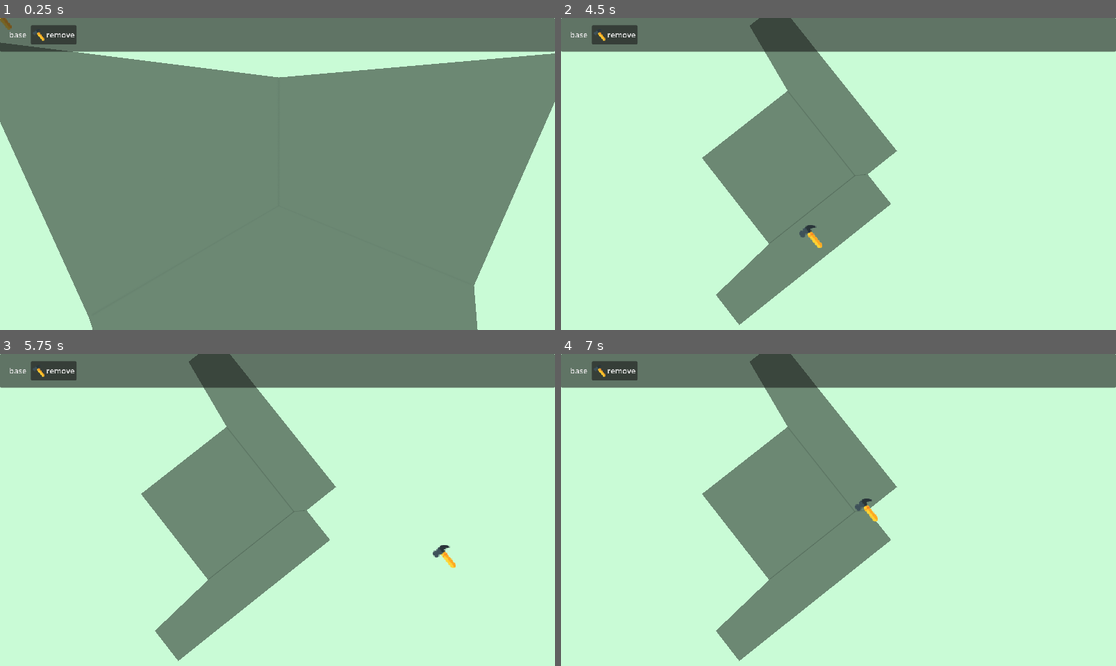
Above: before the commit, frames 1-4 (two rows, left to right).
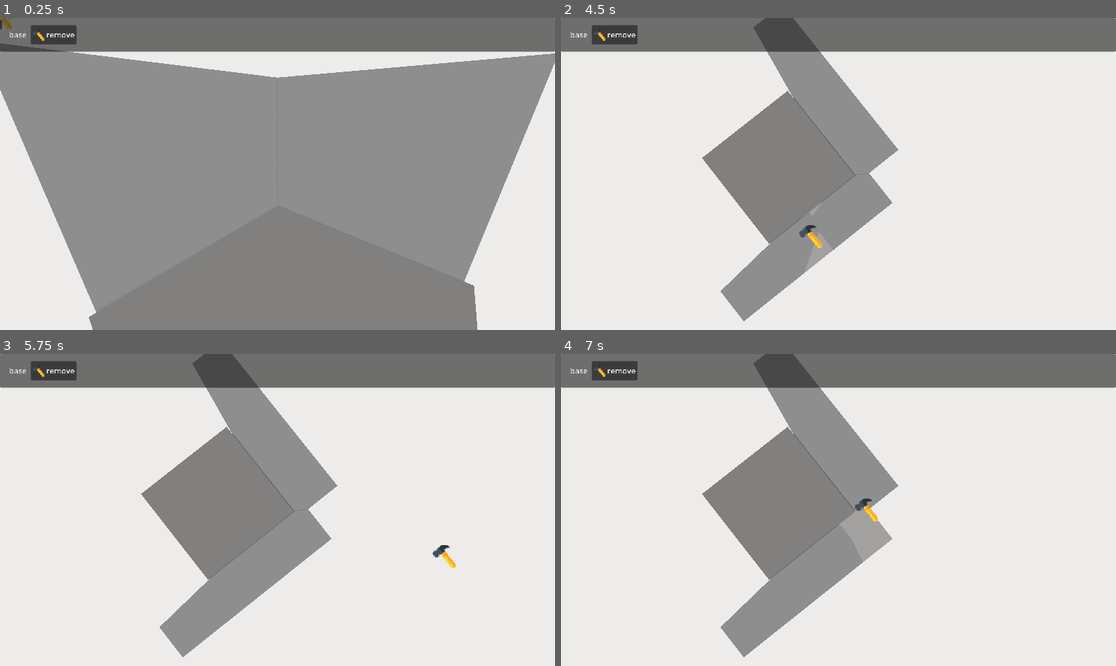
Above: after the commit, the same moments.

Repository: kotofeyy/cozy_lego_game
Game: Godot game, scene res://scenes/main.tscn
The game is run twice, just before and just after one commit, with the same random seed, the same clock (stepped at 60 frames per second) and the same inputs.
Inputs (mouse positions are in pixels of both pictures, inside the frame that each line leads up to):
- Up to frame 1 (0.25 s): no input
- Up to frame 2 (4.5 s): click "base" at 0.5 s; click "remove" at 1.25 s; tap Enter at 2, 3.5 s; move the mouse to (960, 158) at 2.02 s; press the mouse at (960, 158) at 2.03 s; hold E (rotate_right) 2.03-2.78 s; tap Space at 2.75, 4.25 s; move the mouse to (727, 189) at 2.77 s; release the mouse at (727, 189) at 2.78 s; hold Q (rotate_left) 2.78-3.53 s; click (727, 189) at 2.85 s; move the mouse to (894, 105) at 3.52 s; hold Middle mouse button (mouse_middle_action) 3.53-4.28 s; hold E (rotate_right) from 3.53 s (still down); click (894, 105) at 3.8 s; move the mouse to (810, 236) at 4.27 s; click (810, 236) at 4.35 s
- Up to frame 3 (5.75 s): tap Enter at 5 s; move the mouse to (444, 556) at 5.02 s; release E (rotate_right) at 5.03 s; press the mouse at (444, 556) at 5.03 s; hold Q (rotate_left) from 5.03 s (still down)
- Up to frame 4 (7 s): keep holding Q (rotate_left); tap Space at 5.75 s; move the mouse to (672, 463) at 5.77 s; release the mouse at (672, 463) at 5.78 s; tap Middle mouse button (mouse_middle_action) at 5.85 s; click (672, 463) at 6.05 s; move the mouse to (866, 510) at 6.52 s; press the mouse at (866, 510) at 6.53 s

The runs differ from the first frame. In frame 1, 72% of the frame differs, in the area x 0-100%, y 0-100%; in frame 2, 82%; in frame 3, 82%; in frame 4, 82%.

Commit message:
режим покраски обоев

Diff:
--- a/code/hover_logic.gd
+++ b/code/hover_logic.gd
@@ -12,7 +12,7 @@
 		if child is MeshInstance3D:
 			var new_material = child.get_surface_override_material(0).duplicate()
 			new_material.transparency = BaseMaterial3D.TRANSPARENCY_ALPHA
-			new_material.albedo_color.a = 0.7
+			new_material.albedo_color.a = 0.8
 			child.set_surface_override_material(0, new_material)
 
 
--- a/code/installation_of_blocks.gd
+++ b/code/installation_of_blocks.gd
@@ -1,8 +1,10 @@
 extends Node3D
 
 @onready var current_item: Node = $CurrentItem
-@onready var sprite_3d: Sprite2D = $Sprite3D
+@onready var sprite_3d: Sprite2D = $Hammer
+@onready var paint_roller: Sprite2D = $PaintRoller
 @onready var audio_hover: AudioStreamPlayer = $AudioHover
+
 
 
 var build_delay = 0.11  # Пауза между блоками в секундах
@@ -10,6 +12,7 @@
 var group_of_current_block
 var current_block: StaticBody3D
 var delete_mode := false
+var wallpaper_mode := false
 var old_material: StandardMaterial3D
 
 
@@ -35,7 +38,9 @@
 	if Input.is_action_pressed("mouse_action") and build_timer <= 0:
 		if get_viewport().gui_get_hovered_control():
 			return
-
+		if wallpaper_mode:
+			if object:
+				set_wallpaper_on_wall(object)
 		if delete_mode:
 			if group:
 				if group.has("placeable"):
@@ -68,6 +73,13 @@
 		sprite_3d.global_position = Vector2(x, y)
 	else:
 		sprite_3d.global_position = Vector2(-100, -100)
+
+	if  wallpaper_mode:
+		var x = get_viewport().get_mouse_position().x
+		var y = get_viewport().get_mouse_position().y
+		paint_roller.global_position = Vector2(x, y)
+	else:
+		paint_roller.global_position = Vector2(-100, -100)
 
 
 func place_block() -> void:
@@ -129,20 +141,25 @@
 
 
 func change_block(block) -> void:
-	if block == ItemTypes.type.REMOVE:
-		clear_current_item()
-		delete_mode = true
+	var group = ItemTypes.Items[block]["group"]
+	if group == "wallpaper":
+		wallpaper_mode = true
 	else:
-		delete_mode = false
-		var path = ItemTypes.Items[block]["path"]
-		var new_block: PackedScene = load(path)
-		current_block = new_block.instantiate()
-		clear_current_item()
-		current_item.add_child(current_block)
-		draw_select_color(true)
-		current_block.add_to_group(ItemTypes.Items[block]["group"])
-		current_block.add_to_group("placeable")
-		group_of_current_block = current_block.get_groups()
+		wallpaper_mode = false
+		if block == ItemTypes.type.REMOVE:
+			clear_current_item()
+			delete_mode = true
+		else:
+			delete_mode = false
+			var path = ItemTypes.Items[block]["path"]
+			var new_block: PackedScene = load(path)
+			current_block = new_block.instantiate()
+			clear_current_item()
+			current_item.add_child(current_block)
+			draw_select_color(true)
+			current_block.add_to_group(group)
+			current_block.add_to_group("placeable")
+			group_of_current_block = current_block.get_groups()
 
 
 func clear_current_item() ->void:
@@ -163,3 +180,12 @@
 					material.albedo_color.a = 1.0
 					material.transparency = BaseMaterial3D.TRANSPARENCY_DISABLED
 				child.set_surface_override_material(0, material)
+
+
+func set_wallpaper_on_wall(wall: StaticBody3D) -> void:
+	for child in wall.get_children():
+			if child is MeshInstance3D:
+				var material: StandardMaterial3D = child.get_surface_override_material(0).duplicate()
+				material.transparency = BaseMaterial3D.TRANSPARENCY_ALPHA
+				material.albedo_color = Color.REBECCA_PURPLE
+				child.set_surface_override_material(0, material)
--- a/code/item_types.gd
+++ b/code/item_types.gd
@@ -4,6 +4,7 @@
 
 enum type {
 	REMOVE,
+	WALLPAPER_BASE,
 	TILES_BASE,
 	CHAIR_BASE,
 	TABLE_BASE,
@@ -11,6 +12,7 @@
 	KITCHEN_CABINET_BASE,
 	POT_BASE,
 	POT_SUPER,
+	KITCHEN_STOVE_BASE,
 }
 
 const Items = {
@@ -19,39 +21,50 @@
 		"path": null,
 		"group": "remove"
 	},
+	type.WALLPAPER_BASE: {
+		"name": "wallpaper_base",
+		"path": null,
+		"group": "wallpaper",
+		"color": Color.BISQUE
+	},
 	type.TILES_BASE: {
 		"name": "tiles_base",
-		"path": "res://scenes/blocks/tiles_base.tscn",
+		"path": "res://scenes/blocks/base/tiles_base.tscn",
 		"group": "tiles_base",
 	},
 	type.CHAIR_BASE: {
 		"name": "chair_base",
-		"path": "res://scenes/blocks/chair_base.tscn",
+		"path": "res://scenes/blocks/base/chair_base.tscn",
 		"group": "chair_base",
 	},
 	type.TABLE_BASE: {
 		"name": "table_base",
-		"path": "res://scenes/blocks/table_base.tscn",
+		"path": "res://scenes/blocks/base/table_base.tscn",
 		"group": "table_base",
 	},
 	type.WINDOW_BASE: {
 		"name": "window_base",
-		"path": "res://scenes/blocks/window_base.tscn",
+		"path": "res://scenes/blocks/base/window_base.tscn",
 		"group": "table_base",
 	},
 	type.KITCHEN_CABINET_BASE: {
 		"name": "kitchen_cabinet_base",
-		"path": "res://scenes/blocks/kitchen_cabinet_base.tscn",
+		"path": "res://scenes/blocks/base/kitchen_cabinet_base.tscn",
 		"group": "kitchen_kabinet_base"
 	},
 	type.POT_BASE: {
 		"name": "pot_base",
-		"path": "res://scenes/blocks/pot_base.tscn",
+		"path": "res://scenes/blocks/base/pot_base.tscn",
 		"group": "pot_base"
 	},
 	type.POT_SUPER: {
 		"name": "pot_super",
-		"path": "res://scenes/blocks/pot_super.tscn",
+		"path": "res://scenes/blocks/base/pot_super.tscn",
 		"group": "pot_super"
 	},
+	type.KITCHEN_STOVE_BASE: {
+		"name": "kitchen_stove_base",
+		"path": "res://scenes/blocks/base/kitchen_stove_base.tscn",
+		"group": "kitchen_stove_base"
+	}
 }
--- a/code/items_panel.gd
+++ b/code/items_panel.gd
@@ -2,6 +2,7 @@
 
 @onready var h_box_container: HBoxContainer = $Panel/MarginContainer/HBoxContainer
 const HAMMER = preload("uid://rd2e3fb3mbye")
+const PAINT_ROLLER = preload("uid://cmo7x6vvp8ob5")
 
 const tiles_icon = preload("uid://c4ecwde2bx4wa")
 
@@ -14,6 +15,8 @@
 		ItemTypes.type.KITCHEN_CABINET_BASE,
 		ItemTypes.type.POT_BASE,
 		ItemTypes.type.POT_SUPER,
+		ItemTypes.type.KITCHEN_STOVE_BASE,
+		ItemTypes.type.WALLPAPER_BASE,
 	]
 }
 
--- /dev/null
+++ b/scenes/blocks/base/kitchen_stove_base.tscn
@@ -0,0 +1,62 @@
+[gd_scene format=3 uid="uid://deespb7tn5oiq"]
+
+[ext_resource type="Script" uid="uid://ch5ur1q7lwyne" path="res://code/hover_logic.gd" id="1_j25sc"]
+
+[sub_resource type="BoxMesh" id="BoxMesh_ouhtv"]
+
+[sub_resource type="StandardMaterial3D" id="StandardMaterial3D_ouhtv"]
+albedo_color = Color(0.7204674, 0.7204675, 0.7204674, 1)
+
+[sub_resource type="BoxMesh" id="BoxMesh_j25sc"]
+
+[sub_resource type="StandardMaterial3D" id="StandardMaterial3D_uh65k"]
+albedo_color = Color(0.4351923, 0.43519226, 0.43519226, 1)
+
+[sub_resource type="BoxMesh" id="BoxMesh_ubiab"]
+
+[sub_resource type="StandardMaterial3D" id="StandardMaterial3D_n8fxm"]
+albedo_color = Color(0.24477637, 0.2447764, 0.24477637, 1)
+
+[sub_resource type="BoxShape3D" id="BoxShape3D_uh65k"]
+
+[node name="KitchenStoveBase" type="StaticBody3D" unique_id=1093442047]
+script = ExtResource("1_j25sc")
+
+[node name="MeshInstance3D" type="MeshInstance3D" parent="." unique_id=1832210815]
+transform = Transform3D(1, 0, 0, 0, 1, 0, 0, 0, 1, 0, 0.5, 0)
+mesh = SubResource("BoxMesh_ouhtv")
+surface_material_override/0 = SubResource("StandardMaterial3D_ouhtv")
+
+[node name="MeshInstance3D2" type="MeshInstance3D" parent="." unique_id=1684947933]
+transform = Transform3D(0.8, 0, 0, 0, 0.55, 0, 0, 0, 1.1, 0, 0.41, 0)
+mesh = SubResource("BoxMesh_j25sc")
+surface_material_override/0 = SubResource("StandardMaterial3D_uh65k")
+
+[node name="MeshInstance3D3" type="MeshInstance3D" parent="." unique_id=905312999]
+transform = Transform3D(0.9, 0, 0, 0, 0.165, 0, 0, 0, 1.1, 0, 0.815, 0)
+mesh = SubResource("BoxMesh_j25sc")
+surface_material_override/0 = SubResource("StandardMaterial3D_uh65k")
+
+[node name="MeshInstance3D4" type="MeshInstance3D" parent="." unique_id=1640446262]
+transform = Transform3D(0.2, 0, 0, 0, 1, 0, 0, 0, 0.2, -0.3, 0.53, 0.3)
+mesh = SubResource("BoxMesh_ubiab")
+surface_material_override/0 = SubResource("StandardMaterial3D_n8fxm")
+
+[node name="MeshInstance3D5" type="MeshInstance3D" parent="." unique_id=550891017]
+transform = Transform3D(0.2, 0, 0, 0, 1, 0, 0, 0, 0.2, 0.3, 0.53, 0.3)
+mesh = SubResource("BoxMesh_ubiab")
+surface_material_override/0 = SubResource("StandardMaterial3D_n8fxm")
+
+[node name="MeshInstance3D6" type="MeshInstance3D" parent="." unique_id=1713499333]
+transform = Transform3D(0.2, 0, 0, 0, 1, 0, 0, 0, 0.2, -0.3, 0.53, -0.3)
+mesh = SubResource("BoxMesh_ubiab")
+surface_material_override/0 = SubResource("StandardMaterial3D_n8fxm")
+
+[node name="MeshInstance3D7" type="MeshInstance3D" parent="." unique_id=575496140]
+transform = Transform3D(0.2, 0, 0, 0, 1, 0, 0, 0, 0.2, 0.3, 0.53, -0.3)
+mesh = SubResource("BoxMesh_ubiab")
+surface_material_override/0 = SubResource("StandardMaterial3D_n8fxm")
+
+[node name="CollisionShape3D" type="CollisionShape3D" parent="." unique_id=364165882]
+transform = Transform3D(1, 0, 0, 0, 1, 0, 0, 0, 1, 0, 0.5, 0)
+shape = SubResource("BoxShape3D_uh65k")
--- a/scenes/installation_of_blocks.tscn
+++ b/scenes/installation_of_blocks.tscn
@@ -3,15 +3,20 @@
 [ext_resource type="Script" uid="uid://b470dfphpj4ds" path="res://code/installation_of_blocks.gd" id="1_saun3"]
 [ext_resource type="Texture2D" uid="uid://rd2e3fb3mbye" path="res://icons/hammer.png" id="2_j8c57"]
 [ext_resource type="AudioStream" uid="uid://dfobo3c0nw1lq" path="res://sounds/hover.wav" id="3_s8fmr"]
+[ext_resource type="Texture2D" uid="uid://cmo7x6vvp8ob5" path="res://icons/paint-roller.png" id="4_ym14e"]
 
 [node name="InstallationOfBlocks" type="Node3D" unique_id=377349631]
 script = ExtResource("1_saun3")
 
 [node name="CurrentItem" type="Node" parent="." unique_id=56104754]
 
-[node name="Sprite3D" type="Sprite2D" parent="." unique_id=757298417]
+[node name="Hammer" type="Sprite2D" parent="." unique_id=757298417]
 scale = Vector2(2, 2)
 texture = ExtResource("2_j8c57")
 
 [node name="AudioHover" type="AudioStreamPlayer" parent="." unique_id=1179380960]
 stream = ExtResource("3_s8fmr")
+
+[node name="PaintRoller" type="Sprite2D" parent="." unique_id=1096599321]
+scale = Vector2(2, 2)
+texture = ExtResource("4_ym14e")
--- a/scenes/main.tscn
+++ b/scenes/main.tscn
@@ -5,22 +5,59 @@
 [ext_resource type="PackedScene" uid="uid://bckxwetw2xpjv" path="res://scenes/items_panel.tscn" id="2_tbgi4"]
 [ext_resource type="Script" uid="uid://dnugijhfoy545" path="res://code/grid.gd" id="3_sugp2"]
 [ext_resource type="PackedScene" uid="uid://d1j2gh2xldmj" path="res://scenes/installation_of_blocks.tscn" id="4_jyhfs"]
-
-[sub_resource type="ImmediateMesh" id="ImmediateMesh_o5qli"]
+[ext_resource type="Script" uid="uid://ch5ur1q7lwyne" path="res://code/hover_logic.gd" id="6_tefeu"]
 
 [sub_resource type="Environment" id="Environment_sugp2"]
 background_mode = 1
-background_color = Color(0.7882984, 0.98293215, 0.8406789, 1)
+background_color = Color(0.9314389, 0.9248516, 0.92120695, 1)
 ssao_enabled = true
 
+[sub_resource type="ImmediateMesh" id="ImmediateMesh_o5qli"]
+
 [sub_resource type="ImmediateMesh" id="ImmediateMesh_jyhfs"]
 
 [sub_resource type="BoxShape3D" id="BoxShape3D_sugp2"]
 
 [sub_resource type="BoxMesh" id="BoxMesh_jyhfs"]
+
+[sub_resource type="BoxMesh" id="BoxMesh_tbgi4"]
+
+[sub_resource type="StandardMaterial3D" id="StandardMaterial3D_tbgi4"]
+albedo_color = Color(0.6039216, 0.6039216, 0.6039216, 1)
+
+[sub_resource type="StandardMaterial3D" id="StandardMaterial3D_tefeu"]
+albedo_color = Color(0.6039216, 0.6039216, 0.6039216, 1)
+
+[sub_resource type="StandardMaterial3D" id="StandardMaterial3D_o6xl0"]
+albedo_color = Color(0.6039216, 0.6039216, 0.6039216, 1)
+
+[sub_resource type="StandardMaterial3D" id="StandardMaterial3D_tipki"]
+albedo_color = Color(0.6039216, 0.6039216, 0.6039216, 1)
+
+[sub_resource type="StandardMaterial3D" id="StandardMaterial3D_85g3d"]
+albedo_color = Color(0.6039216, 0.6039216, 0.6039216, 1)
+
+[sub_resource type="StandardMaterial3D" id="StandardMaterial3D_choun"]
+albedo_color = Color(0.6039216, 0.6039216, 0.6039216, 1)
+
+[sub_resource type="StandardMaterial3D" id="StandardMaterial3D_ya4ey"]
+albedo_color = Color(0.6039216, 0.6039216, 0.6039216, 1)
+
+[sub_resource type="StandardMaterial3D" id="StandardMaterial3D_eb6dy"]
+albedo_color = Color(0.6039216, 0.6039216, 0.6039216, 1)
+
+[sub_resource type="StandardMaterial3D" id="StandardMaterial3D_trceg"]
+albedo_color = Color(0.6039216, 0.6039216, 0.6039216, 1)
+
+[sub_resource type="StandardMaterial3D" id="StandardMaterial3D_a8y0u"]
+albedo_color = Color(0.6039216, 0.6039216, 0.6039216, 1)
 
 [node name="Main" type="Node3D" unique_id=504724357]
 script = ExtResource("1_0wfyh")
+
+[node name="Camera3D" type="Camera3D" parent="." unique_id=1047301828]
+transform = Transform3D(-0.76604444, 0.21984632, -0.6040228, 0, 0.9396927, 0.34202012, 0.64278764, 0.26200265, -0.7198463, -1.5, 4, -2.335)
+environment = SubResource("Environment_sugp2")
 
 [node name="CanvasLayer" parent="." unique_id=1553891261 instance=ExtResource("2_tbgi4")]
 
@@ -29,10 +66,6 @@
 mesh = SubResource("ImmediateMesh_o5qli")
 script = ExtResource("1_o5qli")
 
-[node name="Camera3D" type="Camera3D" parent="." unique_id=1047301828]
-transform = Transform3D(-0.76604444, 0.21984631, -0.6040228, 0, 0.9396926, 0.34202012, 0.64278764, 0.26200262, -0.7198463, -1.5, 4, -2.335)
-environment = SubResource("Environment_sugp2")
-
 [node name="Grid" type="MeshInstance3D" parent="." unique_id=1379704654]
 visible = false
 mesh = SubResource("ImmediateMesh_jyhfs")
@@ -50,24 +83,132 @@
 
 [node name="InstallationOfBlocks" parent="." unique_id=377349631 instance=ExtResource("4_jyhfs")]
 
-[node name="Wall" type="StaticBody3D" parent="." unique_id=1358498597]
+[node name="Wall" type="StaticBody3D" parent="." unique_id=1358498597 groups=["wall"]]
 transform = Transform3D(1, 0, 0, 0, -4.371139e-08, -1, 0, 1, -4.371139e-08, 0, 2.05, 3.05)
+script = ExtResource("6_tefeu")
 
 [node name="CollisionShape3D" type="CollisionShape3D" parent="Wall" unique_id=1000950729]
-transform = Transform3D(5.1, 0, 0, 0, 1, 0, 0, 0, 5.1, 0, 0, 0)
-shape = SubResource("BoxShape3D_sugp2")
-
-[node name="MeshInstance3D" type="MeshInstance3D" parent="Wall" unique_id=494076348]
-transform = Transform3D(5.1, 0, 0, 0, 1, 0, 0, 0, 5.1, 0, 0, 0)
-mesh = SubResource("BoxMesh_jyhfs")
-
-[node name="Wall2" type="StaticBody3D" parent="." unique_id=1716038835]
-transform = Transform3D(-4.371139e-08, 1, -4.371139e-08, 0, -4.371139e-08, -1, -1, -4.371139e-08, 1.9106855e-15, 3.05, 2.05, 0)
-
-[node name="CollisionShape3D" type="CollisionShape3D" parent="Wall2" unique_id=1486680802]
-transform = Transform3D(5.1, 0, 0, 0, 1, 0, 0, 0, 5.1, 0, 0, 0)
-shape = SubResource("BoxShape3D_sugp2")
-
-[node name="MeshInstance3D" type="MeshInstance3D" parent="Wall2" unique_id=544758824]
-transform = Transform3D(5.1, 0, 0, 0, 1, 0, 0, 0, 5.1, 0, 0, 0)
-mesh = SubResource("BoxMesh_jyhfs")
+transform = Transform3D(1, 0, 0, 0, 1, 0, 0, 0, 5.1, 2.1000001, 0, 0)
+shape = SubResource("BoxShape3D_sugp2")
+
+[node name="MeshInstance3D" type="MeshInstance3D" parent="Wall" unique_id=714513695]
+transform = Transform3D(1, 0, 0, 0, 1, 0, 0, 0, 5.1, 2.1, 0, 0)
+mesh = SubResource("BoxMesh_tbgi4")
+surface_material_override/0 = SubResource("StandardMaterial3D_tbgi4")
+
+[node name="Wall2" type="StaticBody3D" parent="." unique_id=1108899871 groups=["wall"]]
+transform = Transform3D(1, 0, 0, 0, -4.371139e-08, -1, 0, 1, -4.371139e-08, -1, 2.05, 3.05)
+script = ExtResource("6_tefeu")
+
+[node name="CollisionShape3D" type="CollisionShape3D" parent="Wall2" unique_id=1922453692]
+transform = Transform3D(1, 0, 0, 0, 1, 0, 0, 0, 5.1, 2.1000001, 0, 0)
+shape = SubResource("BoxShape3D_sugp2")
+
+[node name="MeshInstance3D" type="MeshInstance3D" parent="Wall2" unique_id=302569648]
+transform = Transform3D(1, 0, 0, 0, 1, 0, 0, 0, 5.1, 2.1, 0, 0)
+mesh = SubResource("BoxMesh_tbgi4")
+surface_material_override/0 = SubResource("StandardMaterial3D_tefeu")
+
+[node name="Wall3" type="StaticBody3D" parent="." unique_id=467825357 groups=["wall"]]
+transform = Transform3D(1, 0, 0, 0, -4.371139e-08, -1, 0, 1, -4.371139e-08, -2, 2.05, 3.05)
+script = ExtResource("6_tefeu")
+
+[node name="CollisionShape3D" type="CollisionShape3D" parent="Wall3" unique_id=2042030262]
+transform = Transform3D(1, 0, 0, 0, 1, 0, 0, 0, 5.1, 2.1000001, 0, 0)
+shape = SubResource("BoxShape3D_sugp2")
+
+[node name="MeshInstance3D" type="MeshInstance3D" parent="Wall3" unique_id=783431255]
+transform = Transform3D(1, 0, 0, 0, 1, 0, 0, 0, 5.1, 2.1, 0, 0)
+mesh = SubResource("BoxMesh_tbgi4")
+surface_material_override/0 = SubResource("StandardMaterial3D_o6xl0")
+
+[node name="Wall4" type="StaticBody3D" parent="." unique_id=263613494 groups=["wall"]]
+transform = Transform3D(1, 0, 0, 0, -4.371139e-08, -1, 0, 1, -4.371139e-08, -3, 2.05, 3.05)
+script = ExtResource("6_tefeu")
+
+[node name="CollisionShape3D" type="CollisionShape3D" parent="Wall4" unique_id=318929798]
+transform = Transform3D(1, 0, 0, 0, 1, 0, 0, 0, 5.1, 2.1000001, 0, 0)
+shape = SubResource("BoxShape3D_sugp2")
+
+[node name="MeshInstance3D" type="MeshInstance3D" parent="Wall4" unique_id=843455099]
+transform = Transform3D(1, 0, 0, 0, 1, 0, 0, 0, 5.1, 2.1, 0, 0)
+mesh = SubResource("BoxMesh_tbgi4")
+surface_material_override/0 = SubResource("StandardMaterial3D_tipki")
+
+[node name="Wall5" type="StaticBody3D" parent="." unique_id=1776472369 groups=["wall"]]
+transform = Transform3D(1, 0, 0, 0, -4.371139e-08, -1, 0, 1, -4.371139e-08, -4, 2.05, 3.05)
+script = ExtResource("6_tefeu")
+
+[node name="CollisionShape3D" type="CollisionShape3D" parent="Wall5" unique_id=241017459]
+transform = Transform3D(1, 0, 0, 0, 1, 0, 0, 0, 5.1, 2.1000001, 0, 0)
+shape = SubResource("BoxShape3D_sugp2")
+
+[node name="MeshInstance3D" type="MeshInstance3D" parent="Wall5" unique_id=1102327001]
+transform = Transform3D(1, 0, 0, 0, 1, 0, 0, 0, 5.1, 2.1, 0, 0)
+mesh = SubResource("BoxMesh_tbgi4")
+surface_material_override/0 = SubResource("StandardMaterial3D_85g3d")
+
+[node name="Wall6" type="StaticBody3D" parent="." unique_id=1033201938 groups=["wall"]]
+transform = Transform3D(1, 0, 0, 0, -4.371139e-08, -1, 0, 1, -4.371139e-08, 1, 2.05, 2.05)
+script = ExtResource("6_tefeu")
+
+[node name="CollisionShape3D" type="CollisionShape3D" parent="Wall6" unique_id=1875745673]
+transform = Transform3D(1, 0, 0, 0, 1, 0, 0, 0, 5.1, 2.1000001, 0, 0)
+shape = SubResource("BoxShape3D_sugp2")
+
+[node name="MeshInstance3D" type="MeshInstance3D" parent="Wall6" unique_id=300338970]
+transform = Transform3D(1, 0, 0, 0, 1, 0, 0, 0, 5.1, 2.1, 0, 0)
+mesh = SubResource("BoxMesh_tbgi4")
+surface_material_override/0 = SubResource("StandardMaterial3D_choun")
+
+[node name="Wall7" type="StaticBody3D" parent="." unique_id=1116901288 groups=["wall"]]
+transform = Transform3D(1, 0, 0, 0, -4.371139e-08, -1, 0, 1, -4.371139e-08, 1, 2.05, 1.05)
+script = ExtResource("6_tefeu")
+
+[node name="CollisionShape3D" type="CollisionShape3D" parent="Wall7" unique_id=587341384]
+transform = Transform3D(1, 0, 0, 0, 1, 0, 0, 0, 5.1, 2.1000001, 0, 0)
+shape = SubResource("BoxShape3D_sugp2")
+
+[node name="MeshInstance3D" type="MeshInstance3D" parent="Wall7" unique_id=1707072962]
+transform = Transform3D(1, 0, 0, 0, 1, 0, 0, 0, 5.1, 2.1, 0, 0)
+mesh = SubResource("BoxMesh_tbgi4")
+surface_material_override/0 = SubResource("StandardMaterial3D_ya4ey")
+
+[node name="Wall8" type="StaticBody3D" parent="." unique_id=1911428454 groups=["wall"]]
+transform = Transform3D(1, 0, 0, 0, -4.371139e-08, -1, 0, 1, -4.371139e-08, 1, 2.05, 0.049999952)
+script = ExtResource("6_tefeu")
+
+[node name="CollisionShape3D" type="CollisionShape3D" parent="Wall8" unique_id=108516603]
+transform = Transform3D(1, 0, 0, 0, 1, 0, 0, 0, 5.1, 2.1000001, 0, 0)
+shape = SubResource("BoxShape3D_sugp2")
+
+[node name="MeshInstance3D" type="MeshInstance3D" parent="Wall8" unique_id=1330175292]
+transform = Transform3D(1, 0, 0, 0, 1, 0, 0, 0, 5.1, 2.1, 0, 0)
+mesh = SubResource("BoxMesh_tbgi4")
+surface_material_override/0 = SubResource("StandardMaterial3D_eb6dy")
+
+[node name="Wall9" type="StaticBody3D" parent="." unique_id=644706263 groups=["wall"]]
+transform = Transform3D(1, 0, 0, 0, -4.371139e-08, -1, 0, 1, -4.371139e-08, 1, 2.05, -0.95000005)
+script = ExtResource("6_tefeu")
+
+[node name="CollisionShape3D" type="CollisionShape3D" parent="Wall9" unique_id=1375201756]
+transform = Transform3D(1, 0, 0, 0, 1, 0, 0, 0, 5.1, 2.1000001, 0, 0)
+shape = SubResource("BoxShape3D_sugp2")
+
+[node name="MeshInstance3D" type="MeshInstance3D" parent="Wall9" unique_id=1087977017]
+transform = Transform3D(1, 0, 0, 0, 1, 0, 0, 0, 5.1, 2.1, 0, 0)
+mesh = SubResource("BoxMesh_tbgi4")
+surface_material_override/0 = SubResource("StandardMaterial3D_trceg")
+
+[node name="Wall10" type="StaticBody3D" parent="." unique_id=1452915268 groups=["wall"]]
+transform = Transform3D(1, 0, 0, 0, -4.371139e-08, -1, 0, 1, -4.371139e-08, 1, 2.05, -1.95)
+script = ExtResource("6_tefeu")
+
+[node name="CollisionShape3D" type="CollisionShape3D" parent="Wall10" unique_id=509736737]
+transform = Transform3D(1, 0, 0, 0, 1, 0, 0, 0, 5.1, 2.1000001, 0, 0)
+shape = SubResource("BoxShape3D_sugp2")
+
+[node name="MeshInstance3D" type="MeshInstance3D" parent="Wall10" unique_id=2143405509]
+transform = Transform3D(1, 0, 0, 0, 1, 0, 0, 0, 5.1, 2.1, 0, 0)
+mesh = SubResource("BoxMesh_tbgi4")
+surface_material_override/0 = SubResource("StandardMaterial3D_a8y0u")
Binary file added: icons/paint-roller.png
Not shown, added: icons/paint-roller.png.import
Renamed: scenes/blocks/chair_base.tscn -> scenes/blocks/base/chair_base.tscn
Renamed: scenes/blocks/kitchen_cabinet_base.tscn -> scenes/blocks/base/kitchen_cabinet_base.tscn
Renamed: scenes/blocks/pot_base.tscn -> scenes/blocks/base/pot_base.tscn
Renamed: scenes/blocks/pot_super.tscn -> scenes/blocks/base/pot_super.tscn
Renamed: scenes/blocks/table_base.tscn -> scenes/blocks/base/table_base.tscn
Renamed: scenes/blocks/tiles_base.tscn -> scenes/blocks/base/tiles_base.tscn
Renamed: scenes/blocks/window_base.tscn -> scenes/blocks/base/window_base.tscn
